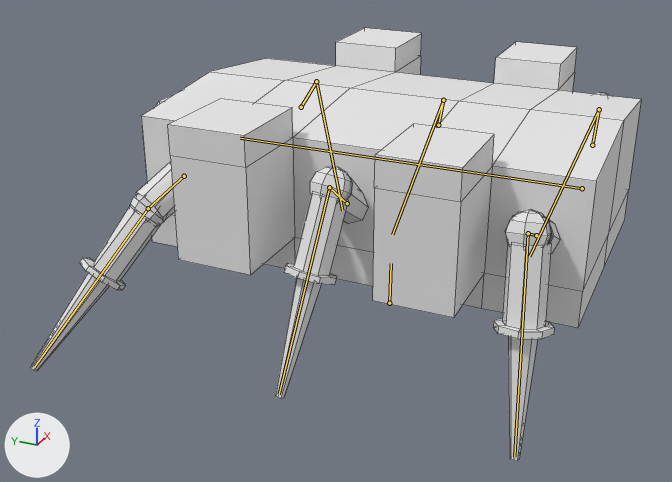
The Blender file Assets/Models/Transformer/transformer.blend, before and after one commit.
The view is the same before and after, from a camera (50 mm lens) standing at (-17.46, -6.52, 10.03) and looking at (-1.12, 0.83, 1.86). Lighting does not change. The marker at lower left points along +X, +Y and +Z. Both versions are drawn at frame 17 of the action 'strafeLeft'; the numbers are the values there. The bones that bend it are drawn over the model as lines. Mesh edges are drawn as thin lines.

In view in the first picture: 'Body'.
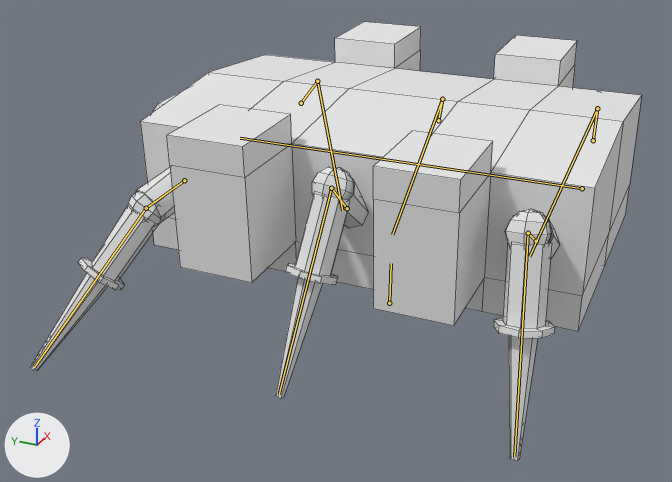
Location of each change, (x1, y1, x2, y2) in pixels of the pictures (672 x 482 px):
'Body', posed
    before: (30, 28, 641, 461)
    after: (30, 22, 642, 460)

The edits, one by one:
Bone 'Backbone' (bone_backbone) turns from (0, 0, 0) to (0, -2, 0) degrees about its own x, y and z.
